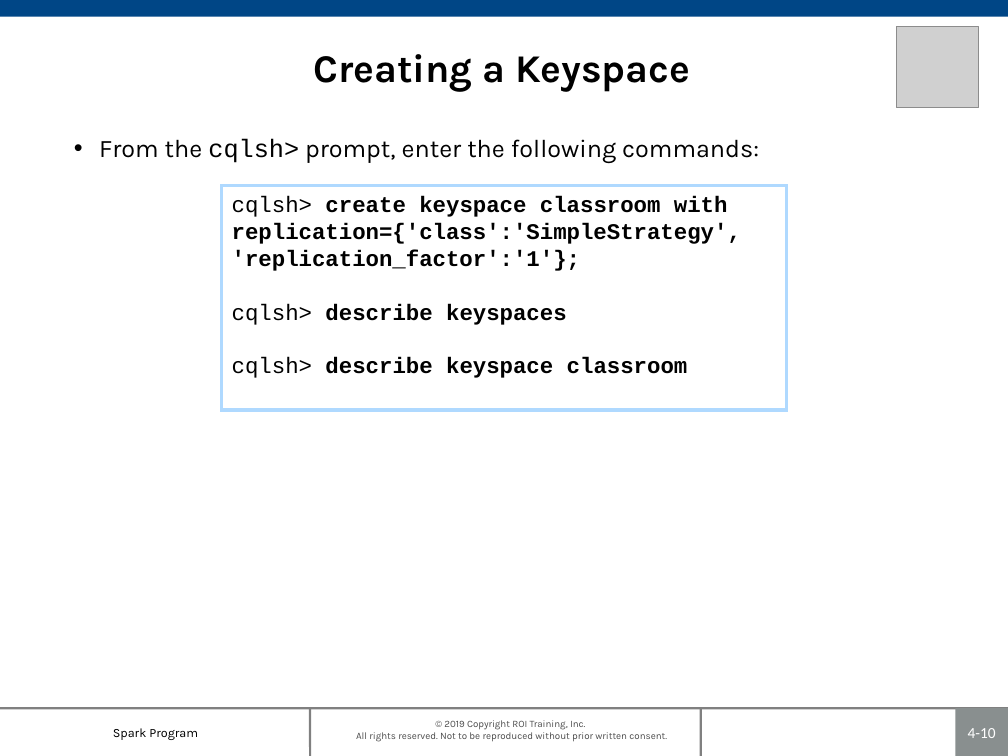
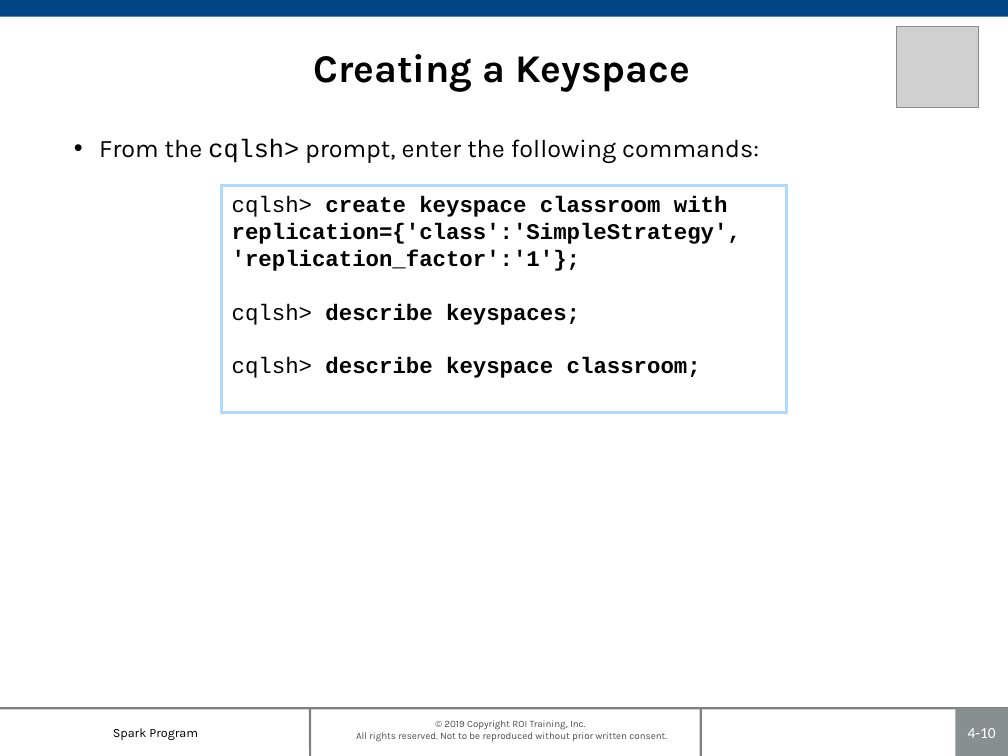
Before and after one commit to roitraining/SparkProgram, a slide deck: slide 10 of Day4/Day4-NoSQL.pptx. Drawn at 1008x756 pixels with LibreOffice and Linux fonts; fonts in the diff are those of the drawing; grey boxes stand for pictures; background and template pictures are left out. Boxes give left, top, right and bottom in pixels: in the first picture for what was removed or moved away, otherwise in the second. Text is boxed around its words. In the diff, an @@ line names an element or a change of style, - is before the commit and + after.

Commit message:
2.0.3

```diff
--- a/Day4/Day4-NoSQL.pptx
+++ b/Day4/Day4-NoSQL.pptx
@@ text in rectangle at [232,304,701,378]: text changed @@
-cqlsh> describe keyspaces
-cqlsh> describe keyspace classroom
+cqlsh> describe keyspaces;
+cqlsh> describe keyspace classroom;
```
